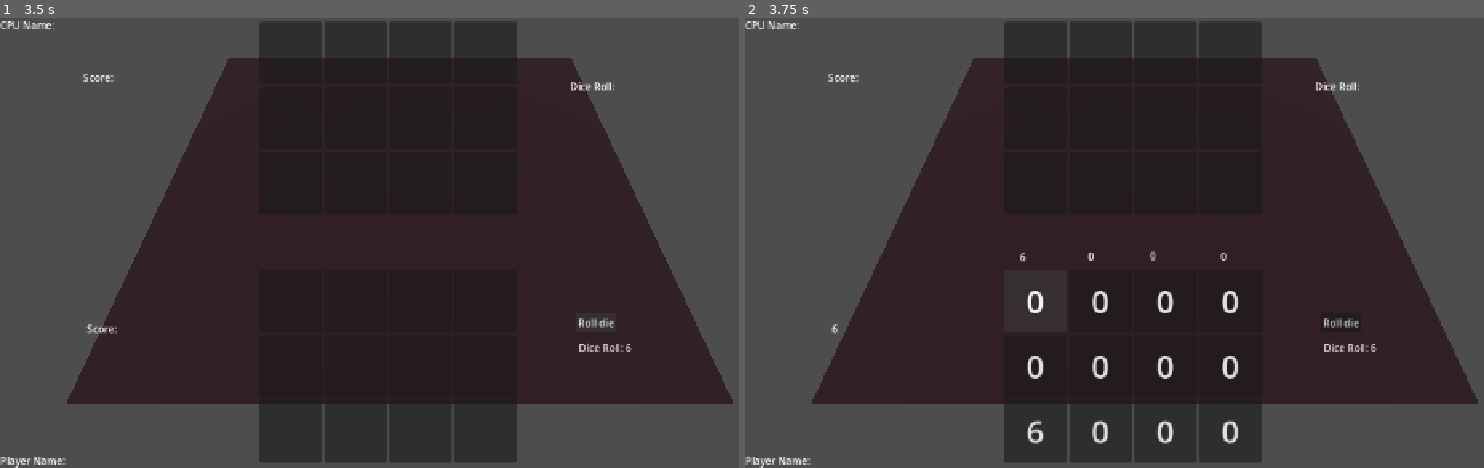
Above: before the commit, frames 1-2 (left to right).
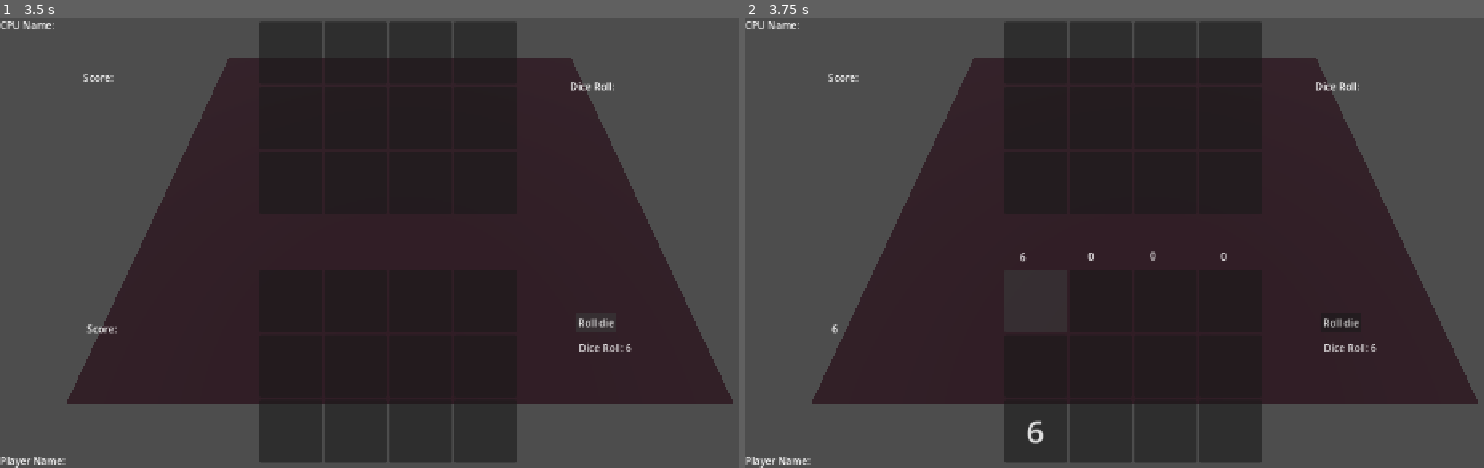
Above: after the commit, the same moments.

Repository: etbay/majingus-method
Game: Godot game, scene res://scenes/test_scene_logan.tscn
The game is run twice, just before and just after one commit, with the same random seed, the same clock (stepped at 60 frames per second) and the same inputs.
Inputs (mouse positions are in pixels of both pictures, inside the frame that each line leads up to):
- Up to frame 1 (3.5 s): click (288, 301) at 0.52 s; click (288, 364) at 1.27 s; click (288, 432) at 2.02 s; click "Roll die" at 2.75 s
- Up to frame 2 (3.75 s): click (1033, 301) at 3.52 s

Frame 1 is identical in both runs. In frame 2, 0.8% of the frame differs, in the area x 38-67%, y 60-95%.

Commit message:
setup for special dice and quality changes

Diff:
--- a/sci-fi-dungeon-game/scripts/board.gd
+++ b/sci-fi-dungeon-game/scripts/board.gd
@@ -3,6 +3,7 @@
 const WIDTH = 4
 const HEIGHT = 3
 var _board_array: Array[Array]
+var _board_dict: Dictionary[String, Array] # string = face, array = dice of that type
 
 func _init() -> void:
 	for x in range(0, WIDTH):
@@ -10,12 +11,12 @@
 		_board_array.append(column)
 	for array in _board_array:
 		array.resize(HEIGHT)
-		array.fill(Die.new(0))
+		array.fill(null)
 
 func place_dice(column: int, roll: Die) -> bool:
 	var placed: bool = false
 	for i in range(0, HEIGHT):
-		if (_board_array[column][i].get_value() == 0):
+		if (_board_array[column][i] == null):
 			_board_array[column][i] = roll
 			placed = true
 			break
@@ -25,23 +26,34 @@
 	var sum = 0
 	for i in range(0, WIDTH):
 		sum += calculate_column_score(i)
+	# calculate money from gilded dice
 	return sum
+
+func calculate_gilded() -> int:
+	var money: int = 0
+	for arr in _board_array:
+		for die in arr:
+			if die != null and die.type == Die.DieType.GILDED and _board_dict[die.get_value()] != null:
+				money += maxi(_board_dict[die.get_value()].size() - 1, 0) # add 1 money per matching die roll
+	return money
 
 # accepts column index
 func calculate_column_score(column: int) -> int:
-	var dict: Dictionary[String, int] = {}
+	var column_dict: Dictionary[String, Array] = {} # arr = all values in column (not face, value)
 	for entry in _board_array[column]:
-		var value = str(entry.get_value())
-		if dict.get(value) == null:
-			dict[value] = 1
-		else:
-			dict[value] = dict[value] + 1
-	var sum = 0
+		if entry != null:
+			column_dict.get_or_add(str(entry.get_value()), []).append(entry)
 
-	for entry in dict:
-		if dict[entry] > 0:
-			sum += (dict[entry] * int(entry)) * dict[entry] # dict entry = count
-	return sum
+	var column_total = 0
+	for entry in column_dict:
+		if column_dict[entry].size() > 0:
+			var sum_values: int = 0
+			for die in column_dict[entry]:
+				sum_values += die.get_value() + die.quality
+				if die.get_type() == Die.DieType.HOLLOW and _board_dict["empty"] != null:
+					sum_values += _board_dict["empty"].size()
+			column_total += sum_values * column_dict[entry].size()
+	return column_total
 
 func destroy_die(x: int, y: int) -> void:
 	_board_array[x][y] = null
@@ -52,13 +64,38 @@
 	for i in range(0, HEIGHT):
 		_board_array[column][i] = null
 
-func clear_board() -> void:
+func clear_board() -> Array[Die]:
+	var dice_array: Array[Die]
 	for arr in _board_array:
 		for item in arr:
-			item = null
+			if (item != null):
+				dice_array.append(item)
+				item = null
+	return dice_array
+
+func get_dice_on_board() -> Array[Die]:
+	var dice_array: Array[Die]
+	for arr in _board_array:
+		for item in arr:
+			if (item != null):
+				dice_array.append(item)
+	return dice_array
 
 func get_board_values() -> Array[Array]:
 	return _board_array
 
 func get_value_at(x: int, y: int) -> int:
-	return _board_array[x][y].get_value()
+	if (_board_array[x][y] != null):
+		return _board_array[x][y].get_value()
+	else:
+		return -1
+
+# function to return a dict of dice faces and their counts
+func fill_dict() -> void:
+	_board_dict = {} # string = die face, int = matching count
+	for arr in _board_array:
+		for die in arr:
+			if die != null:
+				_board_dict.get_or_add(str(die.get_value()), []).append(die)
+			else: # for empty spaces, track in empty code
+				_board_dict.get_or_add("empty", []).append(die)
--- a/sci-fi-dungeon-game/scripts/board_signal_manager.gd
+++ b/sci-fi-dungeon-game/scripts/board_signal_manager.gd
@@ -63,11 +63,14 @@
 	emit_signal("roll_die")
 
 func display_score(board: Board) -> void:
+	board.fill_dict()
 	for i in range(0, board.WIDTH):
 		for j in range(0, board.HEIGHT):
-			_button_arr[i][board.HEIGHT - 1 - j].text = str(board.get_value_at(i,j))
+			var value = board.get_value_at(i,j)
+			if value > -1:
+				_button_arr[i][board.HEIGHT - 1 - j].text = str(value)
+	player_score_text.text = str(board.calculate_score())
 	column_1_score.text = str(board.calculate_column_score(0))
 	column_2_score.text = str(board.calculate_column_score(1))
 	column_3_score.text = str(board.calculate_column_score(2))
 	column_4_score.text = str(board.calculate_column_score(3))
-	player_score_text.text = str(board.calculate_score())
--- /dev/null
+++ b/sci-fi-dungeon-game/scripts/dice_bag.gd
@@ -0,0 +1,29 @@
+class_name DiceBag extends Node
+
+var _dice_array: Array[Die] # Contains the current list of dice
+var _total_dice_array: Array[Die] # Contains the absolute list of dice
+
+func _ready() -> void:
+	_dice_array.resize(12)
+	_dice_array.fill(Die.new(0))
+	_total_dice_array.resize(12)
+	_total_dice_array.fill(Die.new(0))
+
+func get_dice() -> Die:
+	shuffle()
+	var die = _dice_array.pop_front()
+	return die
+
+func return_dice(die: Die) -> void:
+	_dice_array.append(die)
+
+func get_absolute_dice_array() -> Array[Die]:
+	_total_dice_array.sort()
+	return _total_dice_array
+
+func shuffle() -> void:
+	_dice_array.shuffle()
+
+# function to update the current dice list with the absolute dice list
+func _refresh_dice() -> void:
+	_dice_array = _total_dice_array
--- a/sci-fi-dungeon-game/scripts/game_manager.gd
+++ b/sci-fi-dungeon-game/scripts/game_manager.gd
@@ -1,4 +1,6 @@
 class_name GameManager extends Node
+
+signal earned_money(int)
 
 @export var player_score: Label
 @export var CPU_score: Label
@@ -11,19 +13,26 @@
 @onready var player: Board = Board.new()
 @onready var cpu: Board = Board.new()
 
+@onready var player_dice: DiceBag
+@onready var cpu_dice: DiceBag
+
 var turn_in_progress: bool = false
-
-func _ready() -> void:
-	pass
-	#b.coord_selected.connect(_on_coord_selected)
+var turn: int = 0 # 0 = nobody, 1 = player, 2 = cpu
 
 func _process(delta: float) -> void:
-	if not turn_in_progress:
+	if not turn_in_progress and turn == 0:
+		turn = 1
+		turn_in_progress = true
 		player_turn()
+	elif not turn_in_progress and turn == 1:
+		turn = 2
 		turn_in_progress = true
+		cpu_turn()
 
 func cpu_turn() -> void:
-	pass
+
+	turn = 0
+	turn_in_progress = false
 
 func player_turn() -> void:
 	var die := Die.new(0)
@@ -41,6 +50,3 @@
 	# display score
 	b.display_score(player)
 	turn_in_progress = false # end turn
-#
-#func _on_coord_selected(coords: Array) -> void:
-	#pass
--- /dev/null
+++ b/sci-fi-dungeon-game/scripts/game_system.gd
@@ -0,0 +1,11 @@
+class_name GameSystem extends Node
+
+@export var manager: GameManager
+
+var player_money: int = 0
+
+func _ready() -> void:
+	manager.earned_money.connect(_on_earned_money)
+
+func _on_earned_money(money: int) -> void:
+	player_money += money
--- a/sci-fi-dungeon-game/scripts/placed_dice.gd
+++ b/sci-fi-dungeon-game/scripts/placed_dice.gd
@@ -1,11 +1,26 @@
 class_name Die extends Node
+
+enum DieType {
+	NORMAL,
+	GILDED,
+	WEIGHTED,
+	LOW_ROLLER,
+	HOLLOW,
+	PLASMA
+}
 
 var _value: int = 1
 var _faces: Array = [1, 2, 3, 4, 5, 6]
 var position: Array = [0, 0]
 
+# Modifications
+var _type: DieType
+var quality: int = 0
+
 func _init(value: int):
 	_value = value
+	_type = DieType.NORMAL
+	quality = 0
 
 func get_value() -> int:
 	return _value
@@ -13,3 +28,15 @@
 func roll_die() -> int:
 	_value = _faces[randi_range(0, _faces.size() - 1)]
 	return _value
+
+func set_type(new_type: DieType) -> void:
+	_type = new_type
+	if (_type == DieType.NORMAL):
+		_faces = [1, 2, 3, 4, 5, 6]
+	elif (_type == DieType.WEIGHTED):
+		_faces = [4, 5, 6]
+	elif (_type == DieType.LOW_ROLLER):
+		_faces = [1, 2, 3]
+
+func get_type() -> DieType:
+	return _type
Not shown, added: sci-fi-dungeon-game/scripts/dice_bag.gd.uid
Not shown, added: sci-fi-dungeon-game/scripts/game_system.gd.uid
